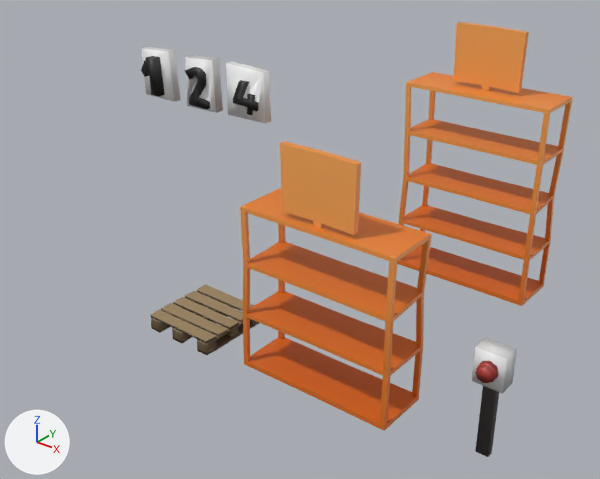
A saved change to the Blender file Assets/Models/warehouse.blend.
Before and after are seen from a 50 mm lens placed at (14.1, -19.3, 17.0), pointed at (-4.0, 3.4, 3.0). Arrows for +X, +Y and +Z are at lower left; the lights stay in place. The same objects are shown in both versions, whatever each file hides.

In view in the first picture: 'button', 'cartel_1', 'cartel_2', 'cartel_4', 'shelf', 'shelf.001', 'wood_palette'.
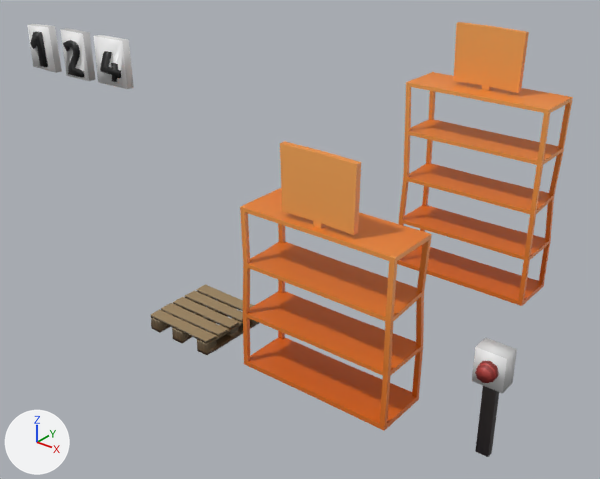
Pixel boxes (x1, y1, x2, y2) of what changed, in the pictures (600 x 479 px):
'cartel_4', reshaped, moved (11% narrower, 14% shorter)
    before: (226, 61, 271, 124)
    after: (94, 35, 134, 89)
'cartel_2', reshaped, moved (8% shorter)
    before: (185, 55, 223, 113)
    after: (60, 28, 96, 81)
'cartel_1', reshaped, moved (12% narrower, 11% shorter)
    before: (141, 47, 181, 102)
    after: (27, 24, 62, 73)

Edits to the bpy script that builds the scene:
```text
Change me_cube_013:
    used by ob_cartel_1; location = (-7.55, -0.2, 9.62)
    remove me_cube_013.from_pydata(...)  # 22 vertices, 14 faces; spans x -0.64..0.82, y -0.26..0.35, z -0.85..0.88
    add me_cube_013.from_pydata(...)  # 22 vertices, 14 faces; spans x -0.71..0.75, y -0.41..0.0, z -0.85..0.88
    me_cube_013 part 1: 22 of 22 vertices moved; they spanned x -0.64..0.82, y -0.26..0.35, z -0.85..0.88 and now span x -0.71..0.75, y -0.41..0.0, z -0.85..0.88; mean shift (-0.07, -0.27, 0.02); largest move (-0.64, 0.35, -0.84) -> (-0.71, 0.0, -0.84)
Change me_cube_010:
    used by ob_cartel_2; location = (-5.37, -0.25, 9.65)
    remove me_cube_010.from_pydata(...)  # 40 vertices, 23 faces; spans x -0.68..0.69, y -0.14..0.38, z -0.88..0.89
    add me_cube_010.from_pydata(...)  # 40 vertices, 23 faces; spans x -0.7..0.68, y -0.41..0.0, z -0.87..0.9
    me_cube_010 part 2: 40 of 40 vertices moved; they spanned x -0.68..0.69, y -0.14..0.38, z -0.88..0.89 and now span x -0.7..0.68, y -0.41..0.0, z -0.87..0.9; mean shift (-0.01, -0.31, 0.02); largest move (-0.61, 0.35, 0.8) -> (-0.7, 0.0, 0.89)
Change me_cube_009:
    used by ob_cartel_4; location = (-3.24, -0.22, 9.52)
    remove me_cube_009.from_pydata(...)  # 38 vertices, 22 faces; spans x -0.91..0.71, y -0.1..0.29, z -0.69..1.01
    add me_cube_009.from_pydata(...)  # 38 vertices, 22 faces; spans x -0.81..0.82, y -0.4..0.0, z -0.84..0.89
    me_cube_009 part 3: 38 of 38 vertices moved; they spanned x -0.91..0.71, y -0.1..0.29, z -0.69..1.01 and now span x -0.81..0.82, y -0.4..0.0, z -0.84..0.89; mean shift (0.1, -0.3, -0.15); largest move (0.71, 0.02, -0.67) -> (0.82, -0.29, -0.82)
Change ob_cartel_1:
    ob_cartel_1.location: (-7.55, -0.2, 9.62) -> (-13.93, 0.0, 9.62)
Change ob_cartel_2:
    ob_cartel_2.location: (-5.37, -0.25, 9.65) -> (-11.82, 0.0, 9.63)
Change ob_cartel_4:
    ob_cartel_4.location: (-3.24, -0.22, 9.52) -> (-9.8, 0.0, 9.67)
```
